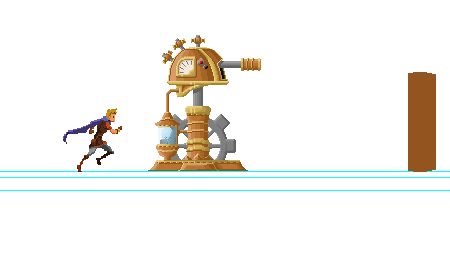
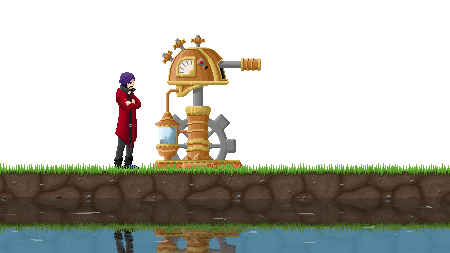
Comparing the layer stacks of the two 450×253 images. Changes:
added group "Wasser" with 4 layers above "Grass_1 Kopie 2" over [0, 72, 450, 253]
added layer "Ebene 4" (55%) in group "Wasser" over [1, 206, 432, 243]
added layer "Grass_1 Kopie 4" (75%) in group "Wasser" over [0, 72, 450, 253]
"Ebene 2": opacity 100% → 75%, moved it into group "Wasser", painted on it over [0, 72, 450, 253]
removed layer "Layer 3" from group "Skizze" over [63, 108, 122, 172]
added layer "Grass_1 Kopie 2" above "Grass_1 Kopie" over [300, 163, 450, 253]
added layer "Grass_1 Kopie" above "Grass_1" over [150, 163, 300, 253]
added layer "Grass_1" above "Landscape" over [0, 163, 150, 253]
showed group "Objekte" (5 layers), moved it above "Horizont" over [0, 72, 317, 178]
moved "Turret" into group "Objekte" over [148, 163, 261, 171]
added layer "Dumaz" (1st of 2, in "Objekte") in group "Objekte" over [114, 72, 141, 172]
added layer "Dumaz" (2nd of 2, in "Objekte") in group "Objekte" over [114, 72, 141, 172]
added group "Horizont" with 1 layers above "Skizze" over [0, 72, 450, 253]
hid group "Skizze" (1 layers) over [0, 72, 450, 253]
painted on "Layer 2" over [0, 72, 450, 253]
